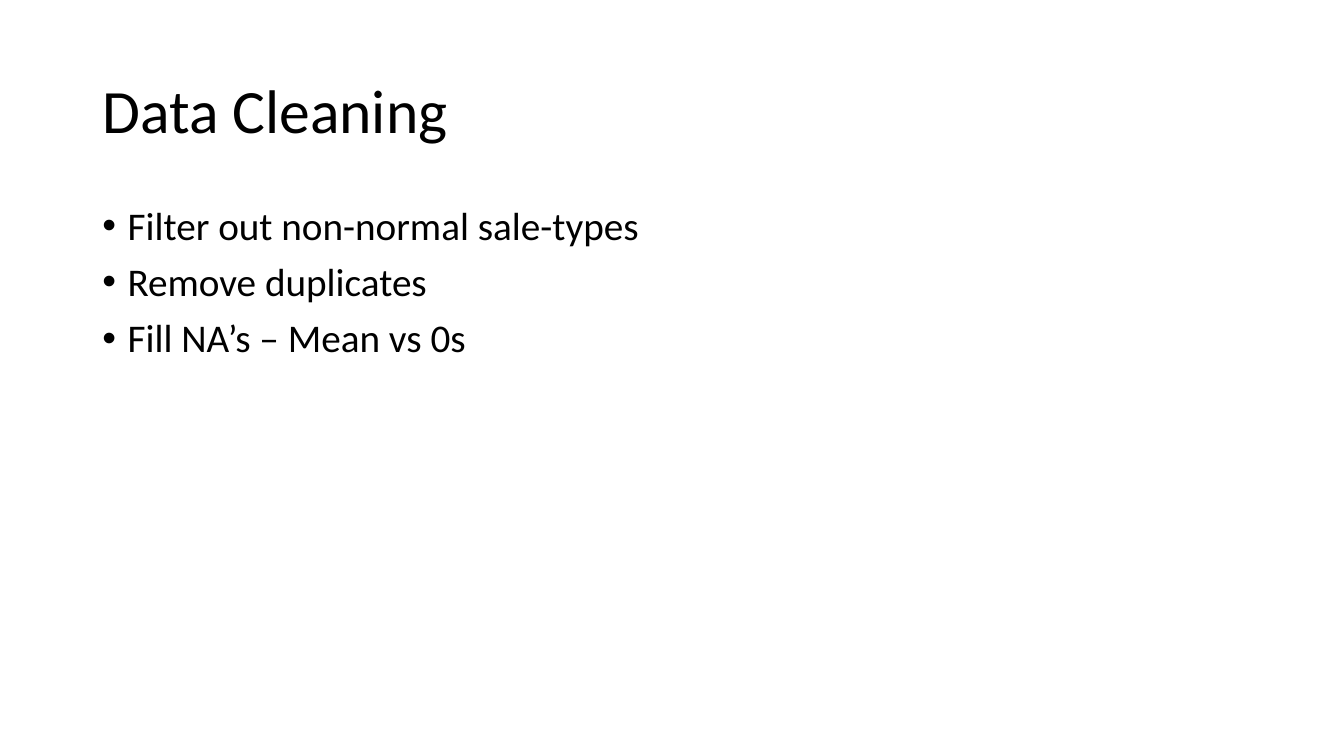
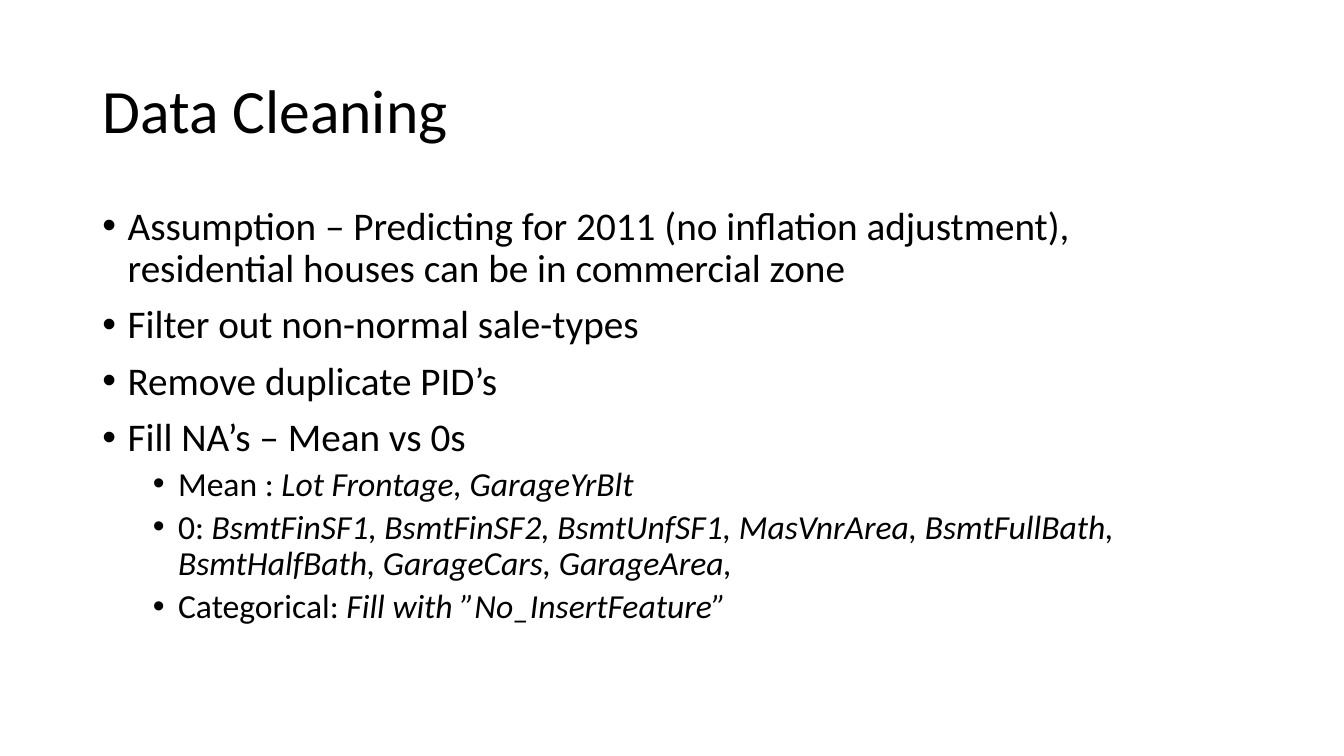
Before and after one commit to djhang99/housing_prices, a slide deck: slide 9 of Draft_Presentation.pptx (slide 4 before the commit). Drawn at 1344x756 pixels with LibreOffice and Linux fonts; fonts in the diff are those of the drawing. Boxes give left, top, right and bottom in pixels: in the first picture for what was removed or moved away, otherwise in the second. Text is boxed around its words. In the diff, an @@ line names an element or a change of style, - is before the commit and + after.

```diff
--- a/Draft_Presentation.pptx
+++ b/Draft_Presentation.pptx
@@ text at (x1=128, y1=211, x2=1070, y2=283): paragraph added @@
+• Assumption – Predicting for 2011 (no inflation adjustment), residential houses can be in commercial zone
@@ text at (x1=128, y1=367, x2=497, y2=402): text changed @@
-• Remove duplicates
+• Remove duplicate PID’s
@@ text at (x1=178, y1=472, x2=1114, y2=624): paragraphs added @@
+  • Mean : Lot Frontage, GarageYrBlt
+  • 0: BsmtFinSF1, BsmtFinSF2, BsmtUnfSF1, MasVnrArea, BsmtFullBath, BsmtHalfBath, GarageCars, GarageArea,
+  • Categorical: Fill with ”No_InsertFeature”
```
Also in this commit, not shown: 3 other slides changed, 8 slides added, 1 slide removed.
